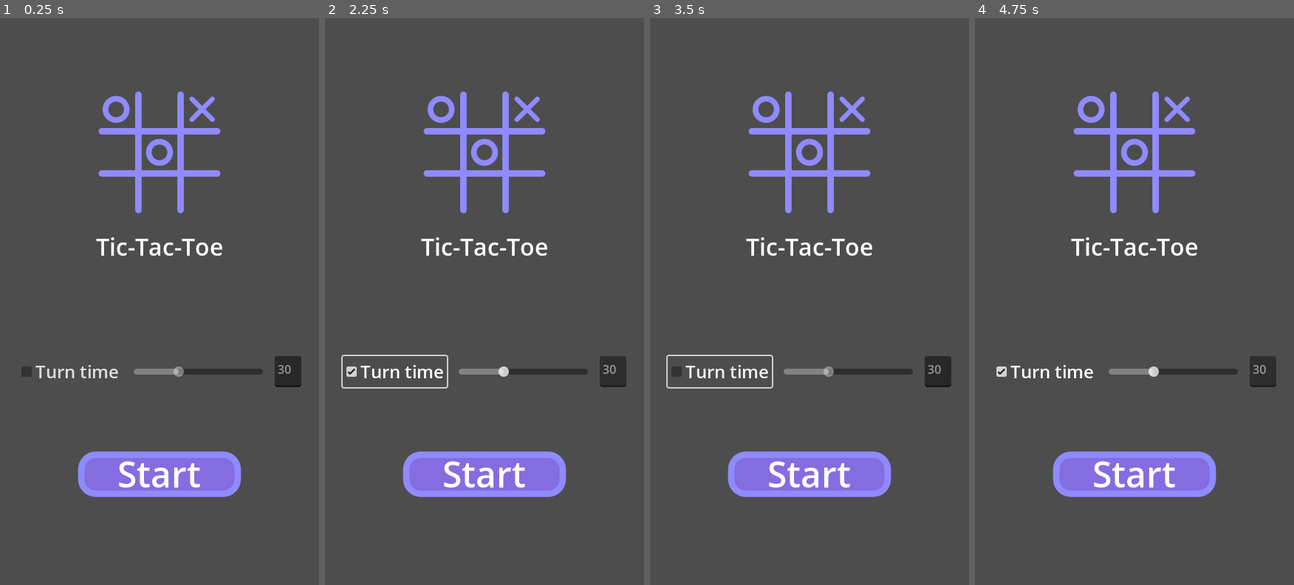
Above: before the commit, frames 1-4 (left to right).
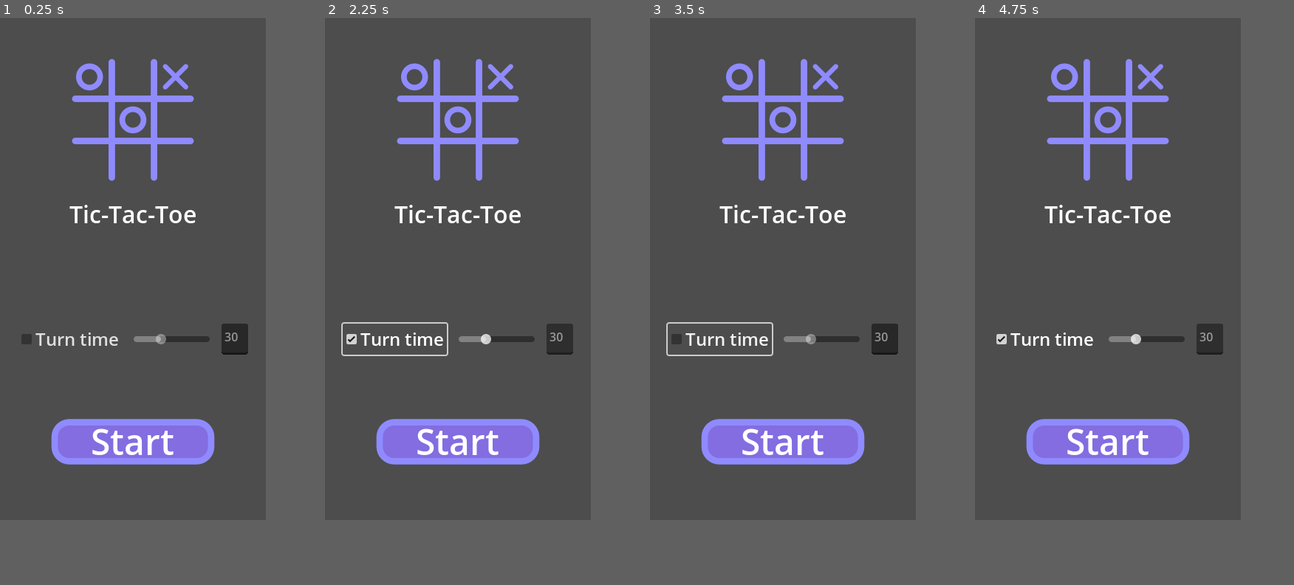
Above: after the commit, the same moments.

Repository: is2you2/tic-tac-toe_redo
Game: Godot game, scene res://main.tscn
Same seed, same stepped clock (60 frames per second), same inputs: the game is played once before the commit and once after it.
Inputs:
- Up to frame 1 (0.25 s): no input
- Up to frame 2 (2.25 s): click "Start" at 0.5 s; click "Start" at 1.25 s; click "Turn time" at 2 s
- Up to frame 3 (3.5 s): click "Turn time" at 2.75 s
- Up to frame 4 (4.75 s): click "Turn time" at 3.5 s; click "Start" at 4.25 s
In our replay, the window is 432x768 before the commit and 360x680 after it. These sizes can differ from the game's own. Grey fills any space a smaller window leaves; there, only what the larger window draws over its background counts as a difference.

The runs differ from the first frame. In frame 1, 14% of the frame differs, in the area x 6-95%, y 7-85%; in frame 2, 14%, in the area x 5-95%, y 7-85%; in frame 3, 14%; in frame 4, 14%.

Commit message:
pjcone 과 병행 개발로 상대방의 접속단계까지 진행됨

Diff:
--- a/Root.gd
+++ b/Root.gd
@@ -18,8 +18,18 @@
 		window.toggle_bottom_menu = toggle_bottom_menu_func
 		is_web_env = true
 
+# 빠른 진입용 서버 정보 업데이트
+func update_reqInfo(str:String):
+	if is_web_env and window.update_reqInfo:
+		window.update_reqInfo(str)
+
+# 상단 알림 토스트 생성하기
+func show_toast(str:String):
+	if is_web_env and window.show_toast:
+		window.show_toast(str)
+
 # 다른 페이지에서 함수 지정해주기
-# var OnWsRecvFunc = Callable(self, "my_function")
+# Root.OnWsRecvFunc = Callable(self, "my_function")
 var OnWsRecvFunc
 # ArcadeWS 를 통해서 메시지를 수신받음 (Sample)
 func ws_recv(args):
@@ -33,7 +43,7 @@
 		window.ws_send(str)
 
 # 다른 페이지에서 함수 지정해주기
-# var OnWsRecvFunc = Callable(self, "my_function")
+# Root.OnWsRecvFunc = Callable(self, "my_function")
 var OnWebRTCRecvFunc
 # WebRTC 동시 연동시 수신받는 메시지
 func webrtc_recv(args):
@@ -50,6 +60,11 @@
 func open_qrcode_modal():
 	if is_web_env and window.open_modal:
 		window.open_modal()
+
+# 앱에서 빠른 진입 QRCode 모달 닫기
+func close_qrcode_modal():
+	if is_web_env and window.close_modal:
+		window.close_modal()
 
 # 현재 연결된 아케이드 WS PeerId 받기
 func get_pid():
@@ -93,3 +108,8 @@
 func toggle_bottom_menu(args):
 	var input_str = args[0]
 	current_bottom_menu = input_str
+
+# 게임 종료하기
+func quit_game():
+	if is_web_env and window.quit_game:
+		window.quit_game()
--- a/main.gd
+++ b/main.gd
@@ -1,4 +1,24 @@
 extends Control
+
+func _ready():
+	Root.OnWsRecvFunc = Callable(self, "_on_ws_recv")
+
+func _on_ws_recv(args):
+	var json_str:String = args[0]
+	var json = JSON.parse_string(json_str)
+	match json.type:
+		'join':
+			print('join')
+			Root.close_qrcode_modal()
+		'leave':
+			print('leave')
+			Root.quit_game()
+		'update_reqInfo':
+			# 게임 설정 성공시 QR코드 생성 후 진입 대기
+			if json.result:
+				Root.open_qrcode_modal()
+			else: # 게임 설정 실패시 토스트 알림
+				Root.show_toast('Failed to update game info')
 
 @onready var title_node:= $Title
 @onready var ingame_node:= $InGame
--- a/main.tscn
+++ b/main.tscn
@@ -15,6 +15,11 @@
 
 [node name="Title" parent="." instance=ExtResource("1_ig7tw")]
 layout_mode = 1
+anchors_preset = 15
+anchor_left = 0.0
+anchor_right = 1.0
+offset_left = 0.0
+offset_right = 0.0
 
 [node name="InGame" parent="." instance=ExtResource("2_0xm2m")]
 visible = false
--- a/project.godot
+++ b/project.godot
@@ -15,10 +15,15 @@
 config/features=PackedStringArray("4.4", "GL Compatibility")
 config/icon="res://icon.svg"
 
+[autoload]
+
+Root="*res://Root.gd"
+
 [display]
 
-window/size/viewport_width=432
-window/size/viewport_height=768
+window/size/viewport_width=360
+window/size/viewport_height=680
+window/size/window_height_override=560
 window/stretch/mode="canvas_items"
 window/stretch/aspect="expand"
 window/handheld/orientation=1
--- a/title.gd
+++ b/title.gd
@@ -22,3 +22,10 @@
 	turn_timer_slider.value = int(turn_timer_input.text)
 	selected_time_limit = int(turn_timer_input.text)
 	changed_from_input = true
+
+func _on_start_button_pressed():
+	var json = {
+
+		'roomId': 'abcdef',
+	}
+	Root.update_reqInfo(JSON.stringify(json))
--- a/title.tscn
+++ b/title.tscn
@@ -120,11 +120,11 @@
 placeholder_text = "30"
 editable = false
 
-[node name="Control" type="Control" parent="NewPlay/vbox"]
+[node name="StartGame" type="Control" parent="NewPlay/vbox"]
 layout_mode = 2
 size_flags_vertical = 3
 
-[node name="center" type="CenterContainer" parent="NewPlay/vbox/Control"]
+[node name="center" type="CenterContainer" parent="NewPlay/vbox/StartGame"]
 layout_mode = 1
 anchors_preset = 15
 anchor_right = 1.0
@@ -133,12 +133,12 @@
 grow_horizontal = 2
 grow_vertical = 2
 
-[node name="StartButton" type="TextureButton" parent="NewPlay/vbox/Control/center"]
+[node name="StartButton" type="TextureButton" parent="NewPlay/vbox/StartGame/center"]
 layout_mode = 2
 size_flags_vertical = 3
 texture_normal = ExtResource("1_y7k74")
 
-[node name="Label" type="Label" parent="NewPlay/vbox/Control/center/StartButton"]
+[node name="Label" type="Label" parent="NewPlay/vbox/StartGame/center/StartButton"]
 layout_mode = 1
 anchors_preset = 15
 anchor_right = 1.0
@@ -184,3 +184,4 @@
 [connection signal="pressed" from="NewPlay/vbox/vbox/timelimit/margin/hbox/tog" to="." method="_on_tog_pressed"]
 [connection signal="value_changed" from="NewPlay/vbox/vbox/timelimit/margin/hbox/HSlider" to="." method="_on_h_slider_value_changed"]
 [connection signal="text_changed" from="NewPlay/vbox/vbox/timelimit/margin/hbox/TextEdit" to="." method="_on_text_edit_text_changed"]
+[connection signal="pressed" from="NewPlay/vbox/StartGame/center/StartButton" to="." method="_on_start_button_pressed"]
Not shown, changed: README.md
Not shown, added: tic-tac-toe.pck
